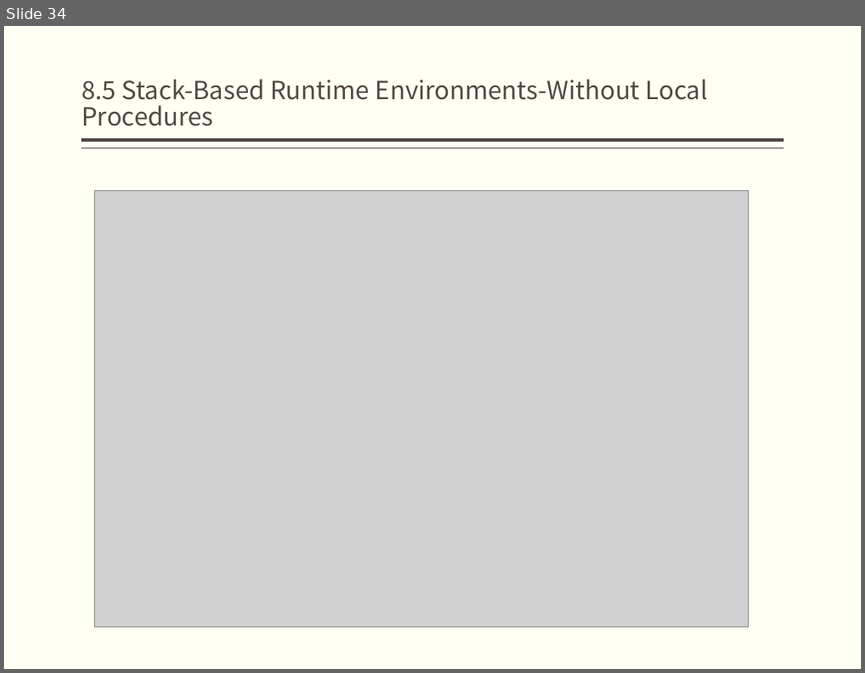
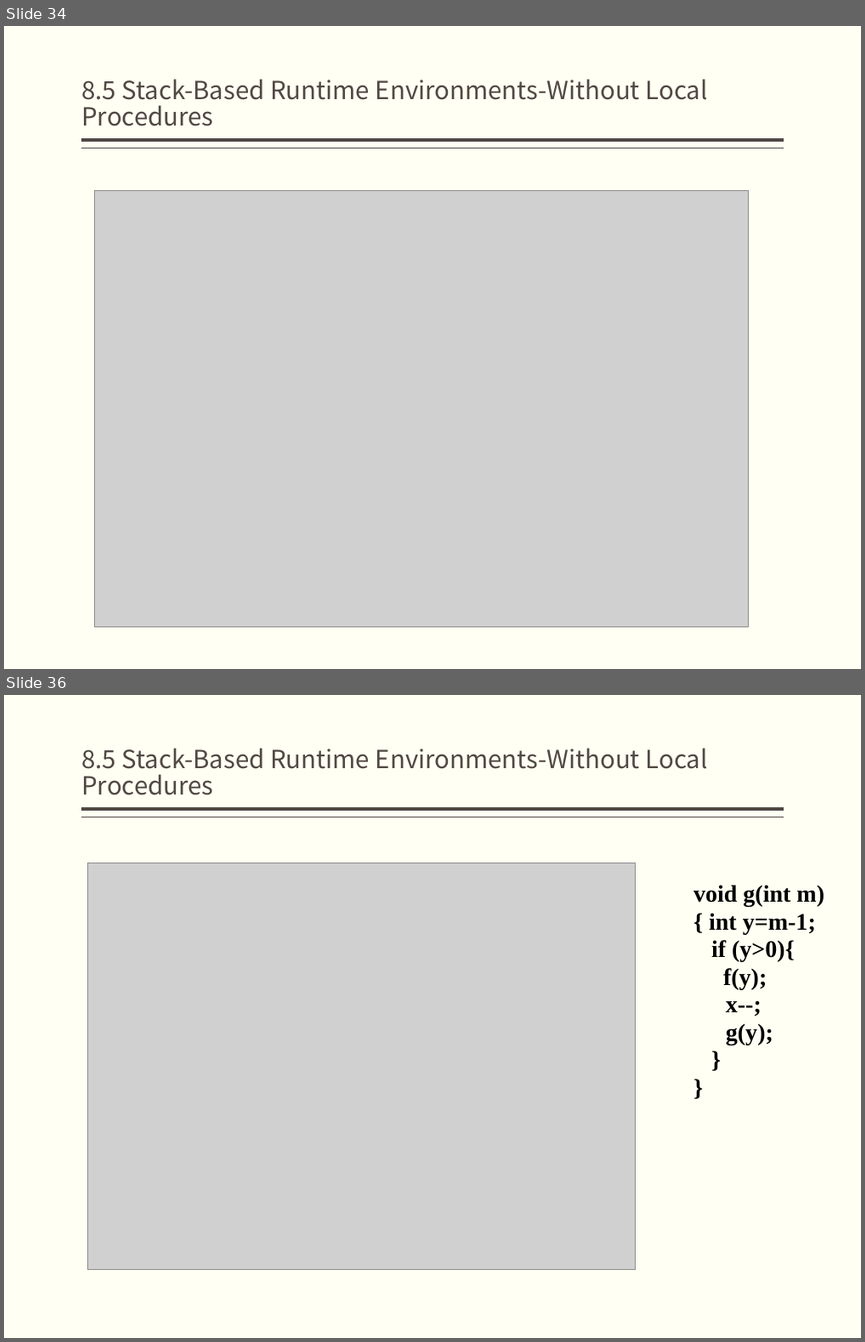
Before and after one commit to jz81/jz81.github.io, a slide deck: course/compiler/lecture/(Spring2020)Lecture8.pptx. Shown one above the other, each under a label of ours: slide 34 before the commit, slides 34 and 36 after it; the slides between them are not shown. The pictures are 865x673 and 865x1342 pixels, drawn with LibreOffice and Linux fonts; fonts in the diff are those of the drawing; grey boxes stand for pictures. Boxes give left, top, right and bottom in pixels: in the first picture for what was removed or moved away, otherwise in the second. Text is boxed around its words. In the diff, an @@ line names an element or a change of style, - is before the commit and + after.

```diff
--- a/course/compiler/lecture/(Spring2020)Lecture8.pptx
+++ b/course/compiler/lecture/(Spring2020)Lecture8.pptx
@@ slide 36 added at [4, 695, 861, 1338], background #FFFFF3; not listed: 2 template elements that a slide beside it also shows @@
@@ title added at [81, 748, 708, 795], 21 pt, text #514843 @@
+8.5 Stack-Based Runtime Environments-Without Local Procedures
@@ picture added at [87, 863, 636, 1269] @@
@@ text added at [693, 885, 824, 1044], 20 pt, text #000000, bold @@
+void g(int m)
+{ int y=m-1;
+if (y>0){
+f(y);
+x--;
+g(y);
+}
+}
```
Also in this commit, not shown: 1 slide changed, 28 other slides added.
